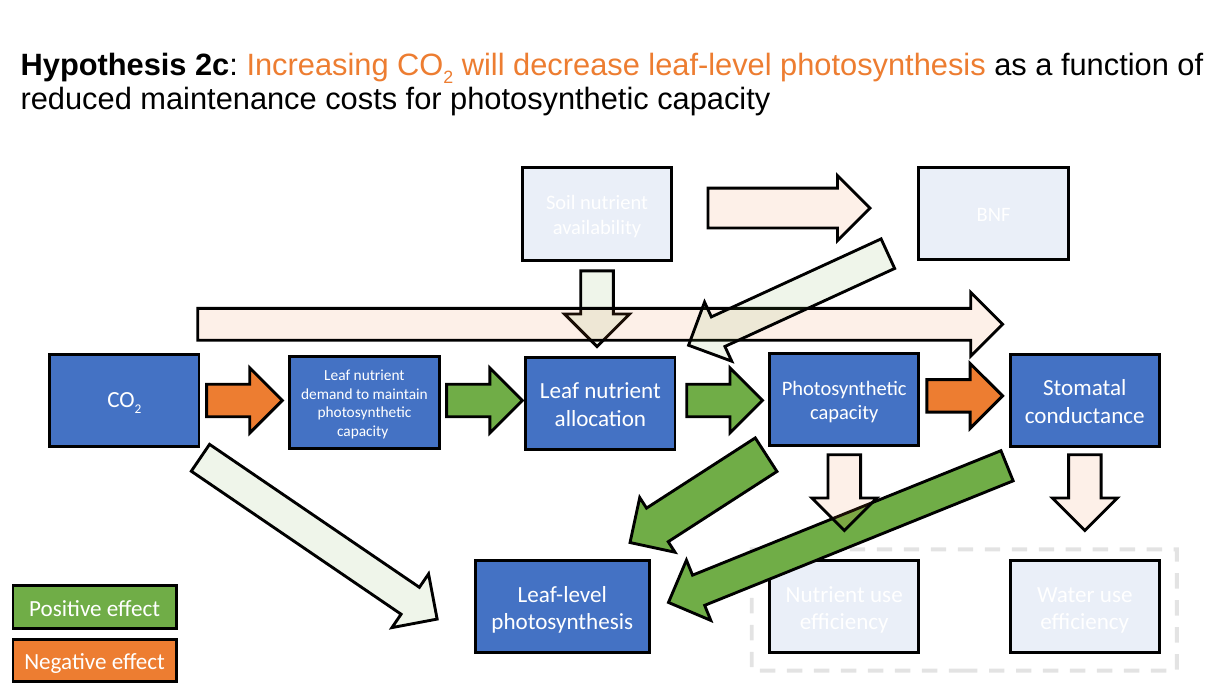
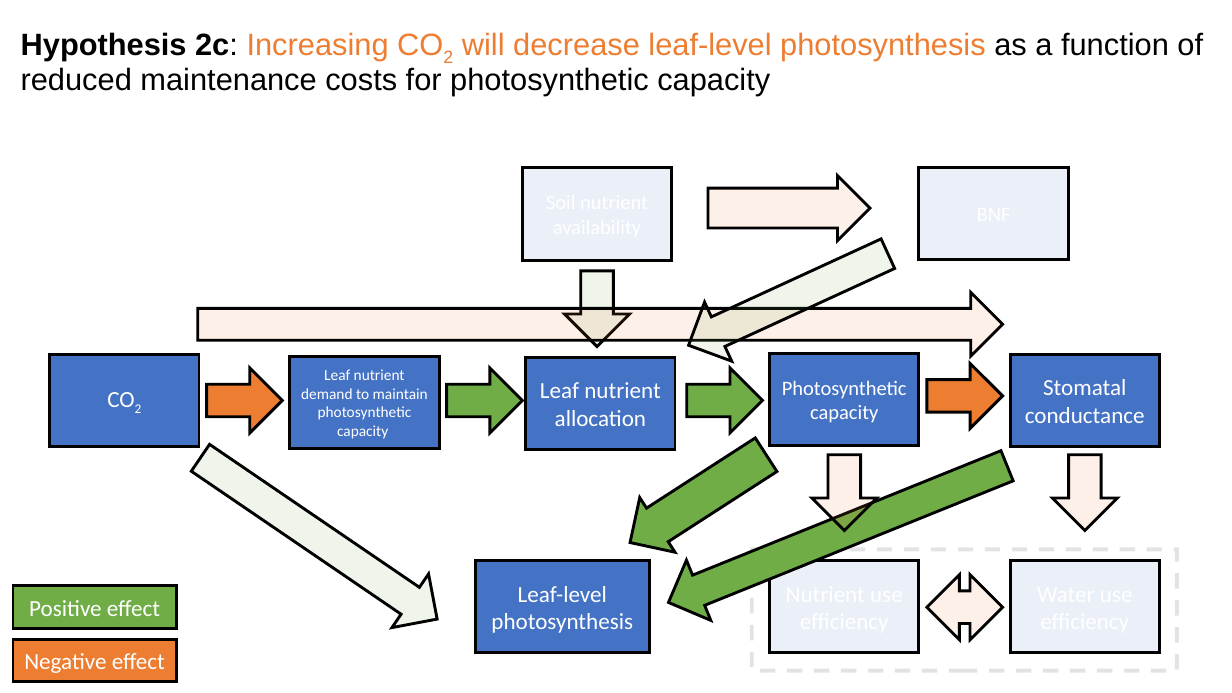
Before and after one commit to eaperkowski/conferences, a slide deck: slide 24 of lemontree_wg/Perkowski_2022_NxCO2.pptx (slide 21 before the commit). Drawn at 1232x693 pixels with LibreOffice and Linux fonts; fonts in the diff are those of the drawing. Boxes give left, top, right and bottom in pixels: in the first picture for what was removed or moved away, otherwise in the second. Text is boxed around its words. In the diff, an @@ line names an element or a change of style, - is before the commit and + after.

```diff
--- a/lemontree_wg/Perkowski_2022_NxCO2.pptx
+++ b/lemontree_wg/Perkowski_2022_NxCO2.pptx
@@ text "Hypothesis 2c: Increasing CO2 will ...": place and size @@
-text "Hypothesis 2c: Increasing CO2 will ..." at [21,52,1203,115]
+text "Hypothesis 2c: Increasing CO2 will ..." at [21,32,1203,95]
@@ left right arrow added at [927,575,1003,640], fill #ED7D31 at 11% opacity, outline #000000 2.25 pt @@
```
Also in this commit, not shown: 20 other slides changed, 6 slides added, 1 slide removed, 2 other files.
